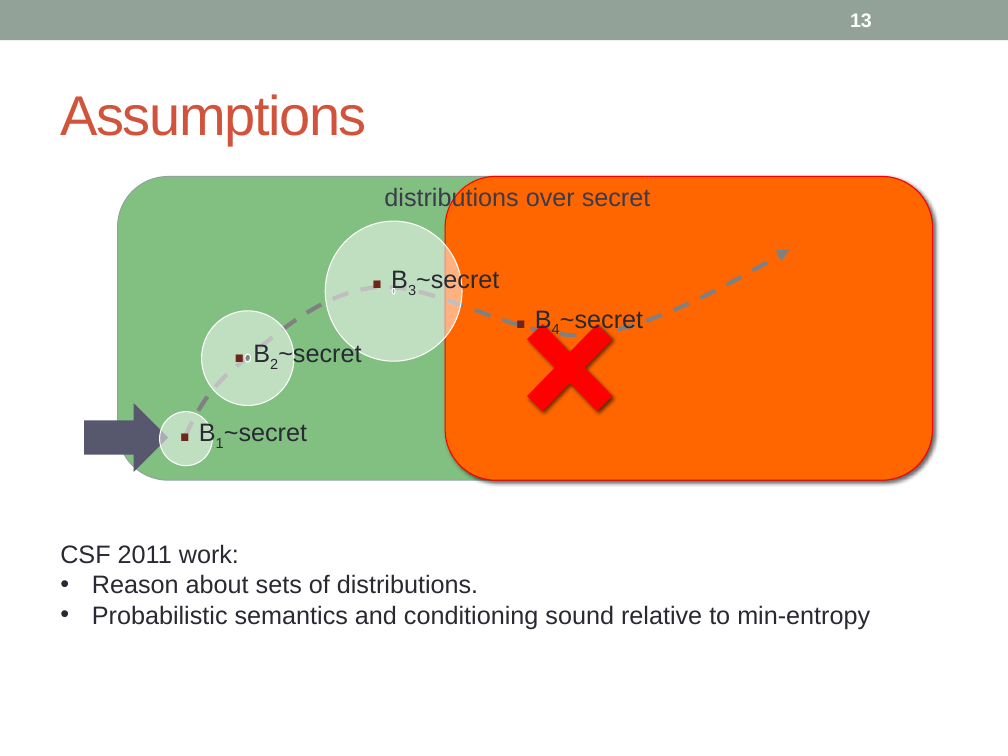
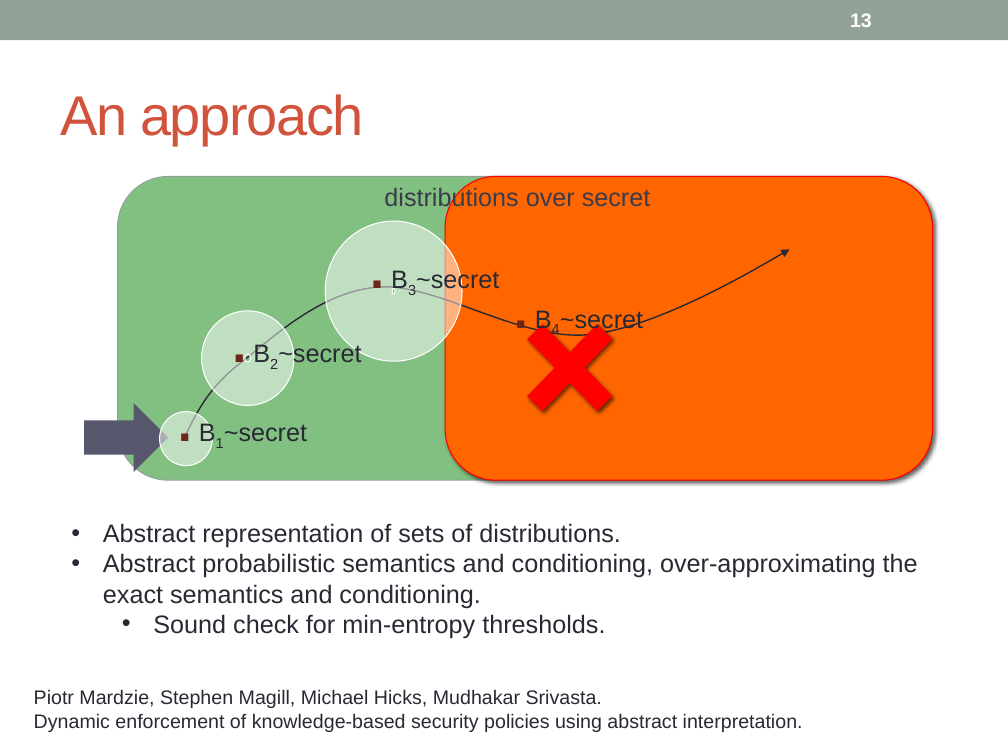
Before and after one commit to piotrm0/ppw12, a slide deck: slide 13 of pres/ppw12-pres.pptx. Drawn at 1008x756 pixels with LibreOffice and Linux fonts; fonts in the diff are those of the drawing. Boxes give left, top, right and bottom in pixels: in the first picture for what was removed or moved away, otherwise in the second. Text is boxed around its words. In the diff, an @@ line names an element or a change of style, - is before the commit and + after.

```diff
--- a/pres/ppw12-pres.pptx
+++ b/pres/ppw12-pres.pptx
@@ title at [60,94,364,145]: text changed @@
-Assumptions
+An approach
@@ freeform shape at [184,249,789,436]: outline #808080 3 pt dashed to #292934 1 pt @@
@@ text at [103,523,918,638]: text changed @@
-CSF 2011 work:
-• Reason about sets of distributions.
-• Probabilistic semantics and conditioning sound relative to min-entropy
+• Abstract representation of sets of distributions.
+• Abstract probabilistic semantics and conditioning, over-approximating the exact semantics and conditioning.
+  • Sound check for min-entropy thresholds.
@@ text added at [34,689,803,732], 14 pt, text #292934 @@
+Piotr Mardzie, Stephen Magill, Michael Hicks, Mudhakar Srivasta.
+Dynamic enforcement of knowledge-based security policies using abstract interpretation.
```
Also in this commit, not shown: 9 other slides changed.
